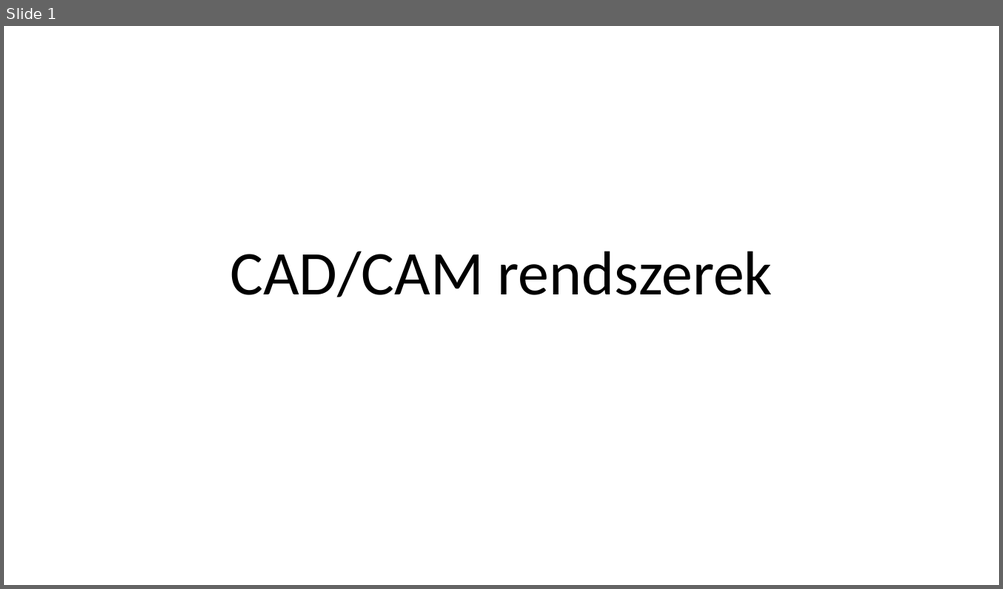
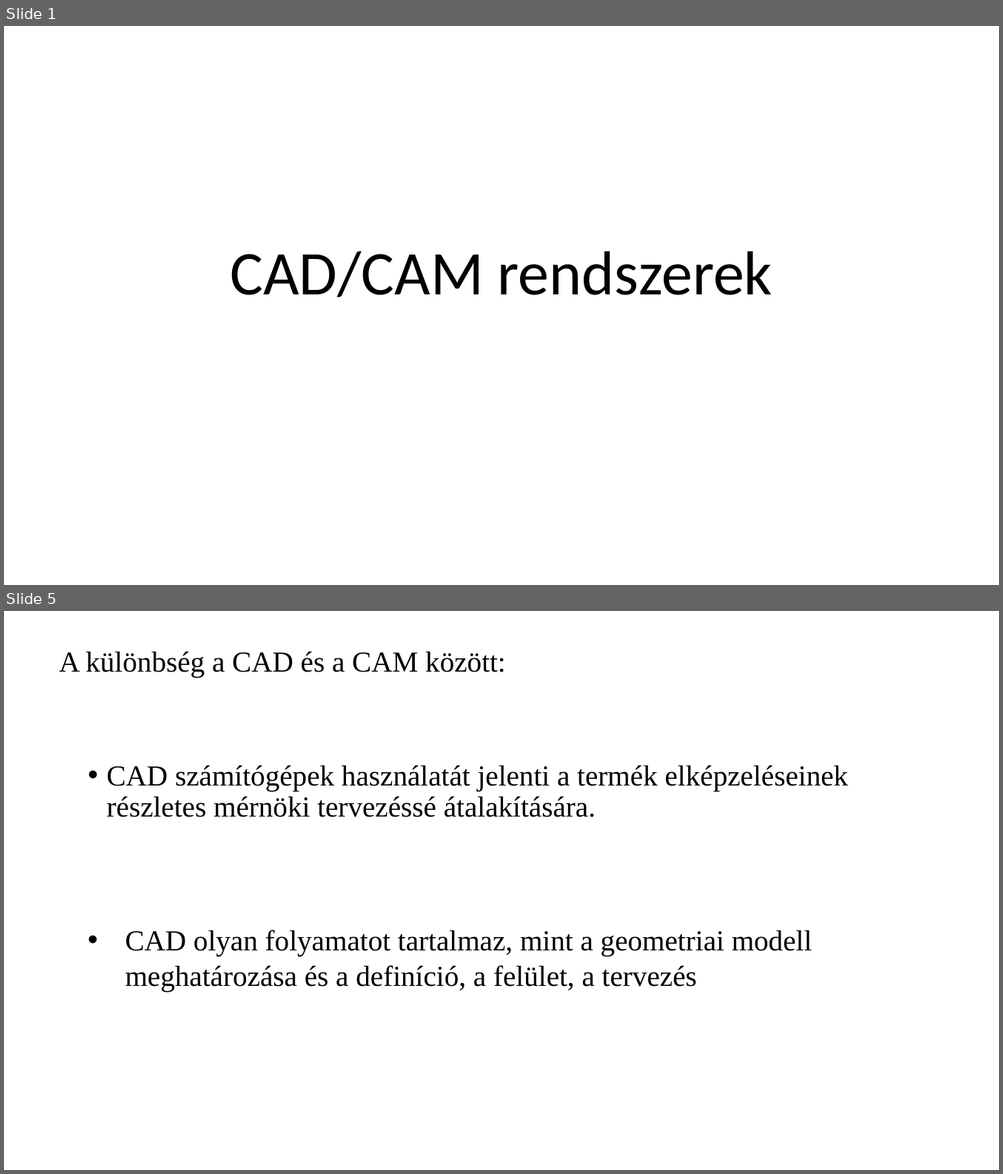
Before and after one commit to RCsSto/cad-cam-szunetment, a slide deck: CADCAM.pptx. Shown one above the other, each under a label of ours: slide 1 before the commit, slides 1 and 5 after it; the slides between them are not shown. The pictures are 1003x589 and 1003x1174 pixels, drawn with LibreOffice and Linux fonts; fonts in the diff are those of the drawing. Boxes give left, top, right and bottom in pixels: in the first picture for what was removed or moved away, otherwise in the second. Text is boxed around its words. In the diff, an @@ line names an element or a change of style, - is before the commit and + after.

```diff
--- a/CADCAM.pptx
+++ b/CADCAM.pptx
@@ slide 5 added at (x1=4, y1=611, x2=999, y2=1170), background #FFFFFF @@
@@ title added at (x1=59, y1=651, x2=506, y2=678), 28 pt, text #000000 @@
+A különbség a CAD és a CAM között:
@@ text added at (x1=107, y1=765, x2=848, y2=817), 28 pt, text #000000 @@
+• CAD számítógépek használatát jelenti a termék elképzeléseinek részletes mérnöki tervezéssé átalakítására.
@@ text added at (x1=125, y1=930, x2=812, y2=991), 28 pt, text #000000 @@
+• CAD olyan folyamatot tartalmaz, mint a geometriai modell meghatározása és a definíció, a felület, a tervezés
```
Also in this commit, not shown: 3 slides changed, 1 other slide added.
